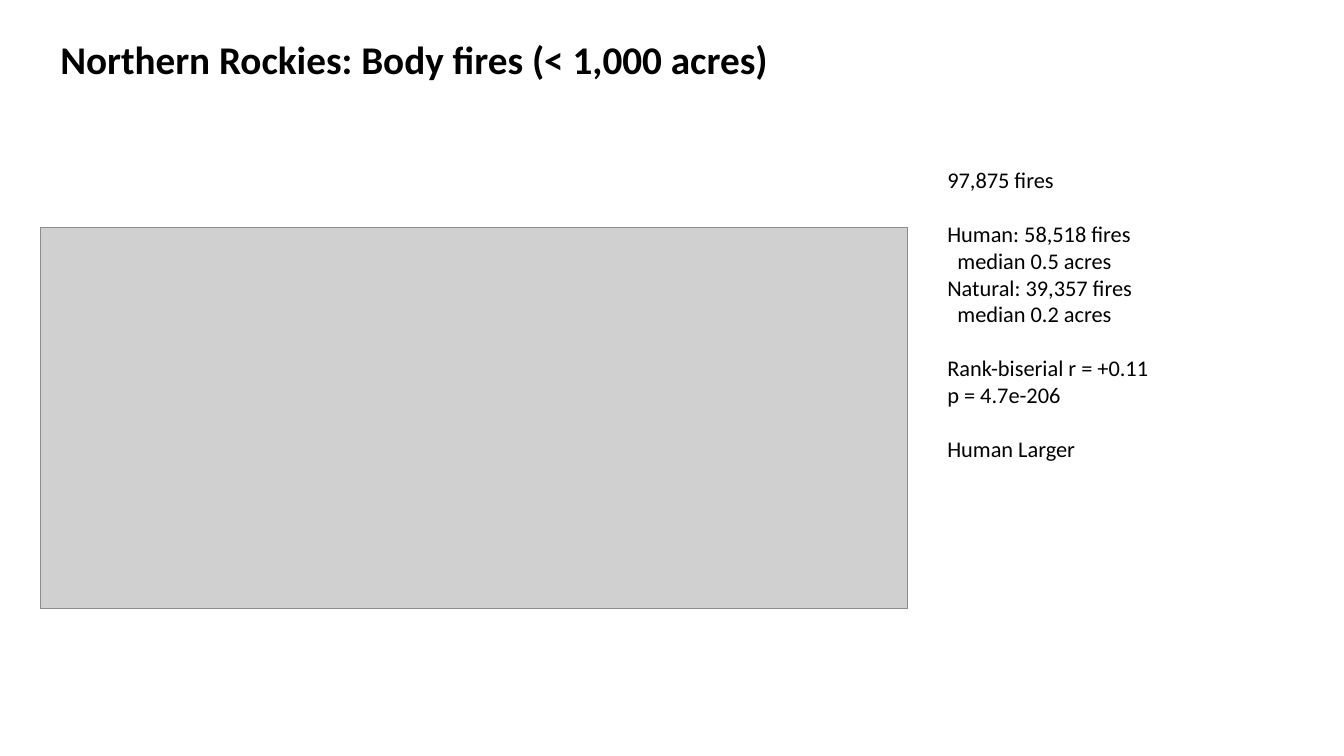
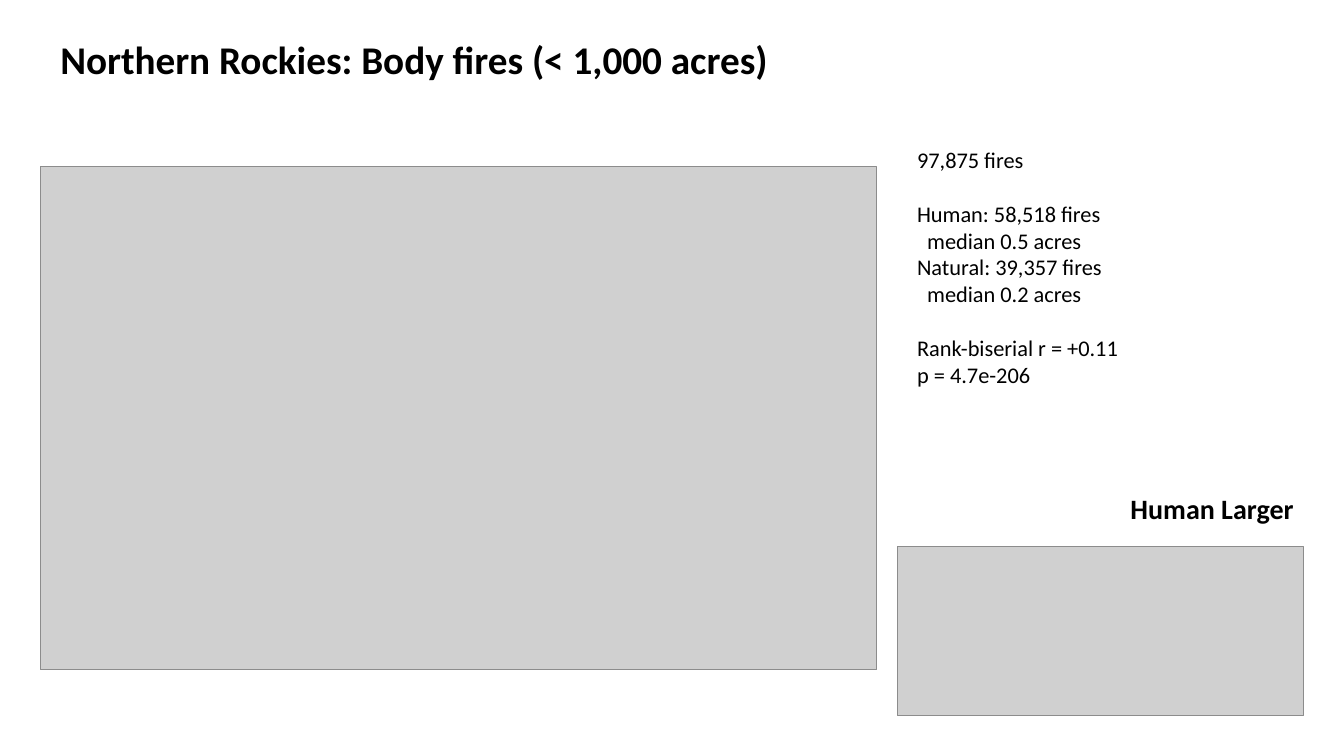
Before and after one commit to JJsouth/wgu_wildfire_capstone, a slide deck: slide 8 of decks/Northern Rockies.pptx. Drawn at 1344x756 pixels with LibreOffice and Linux fonts; fonts in the diff are those of the drawing; grey boxes stand for pictures. Boxes give left, top, right and bottom in pixels: in the first picture for what was removed or moved away, otherwise in the second. Text is boxed around its words. In the diff, an @@ line names an element or a change of style, - is before the commit and + after.

```diff
--- a/decks/Northern Rockies.pptx
+++ b/decks/Northern Rockies.pptx
@@ text "97,875 fires": place and size @@
-text "97,875 fires" at (947,172,1148,461)
+text "97,875 fires" at (917,152,1118,387)
@@ picture: place and size @@
-picture at (40,228,907,609)
+picture at (40,166,877,669)
@@ text at (947,442,1075,461): paragraph removed @@
-Human Larger
@@ text added at (1130,500,1293,524), 20 pt, text #000000, bold @@
+Human Larger
@@ picture added at (897,546,1304,716) @@
```
Also in this commit, not shown: 12 other slides changed, 7 slides added, 10 other files.
